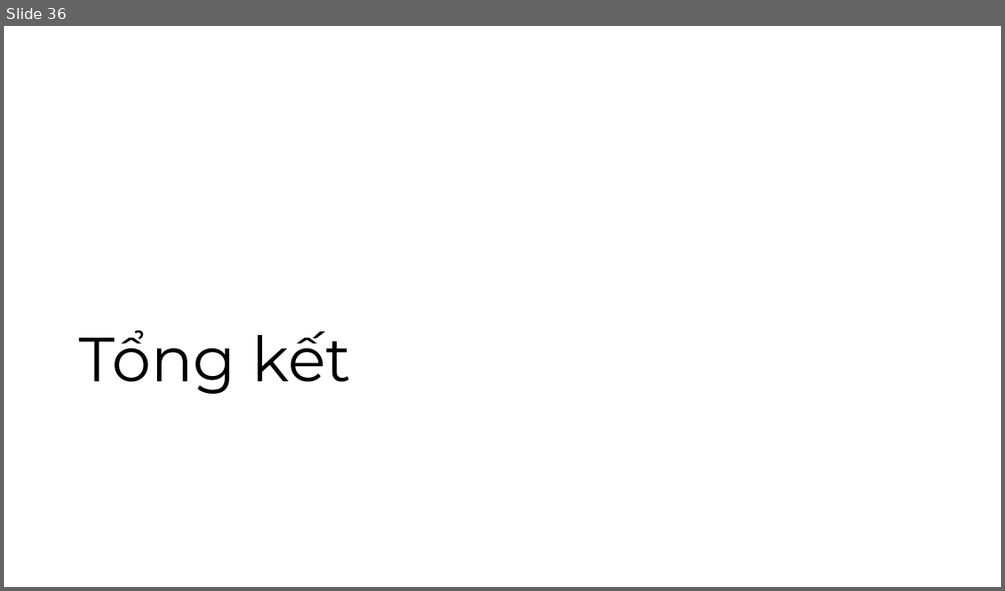
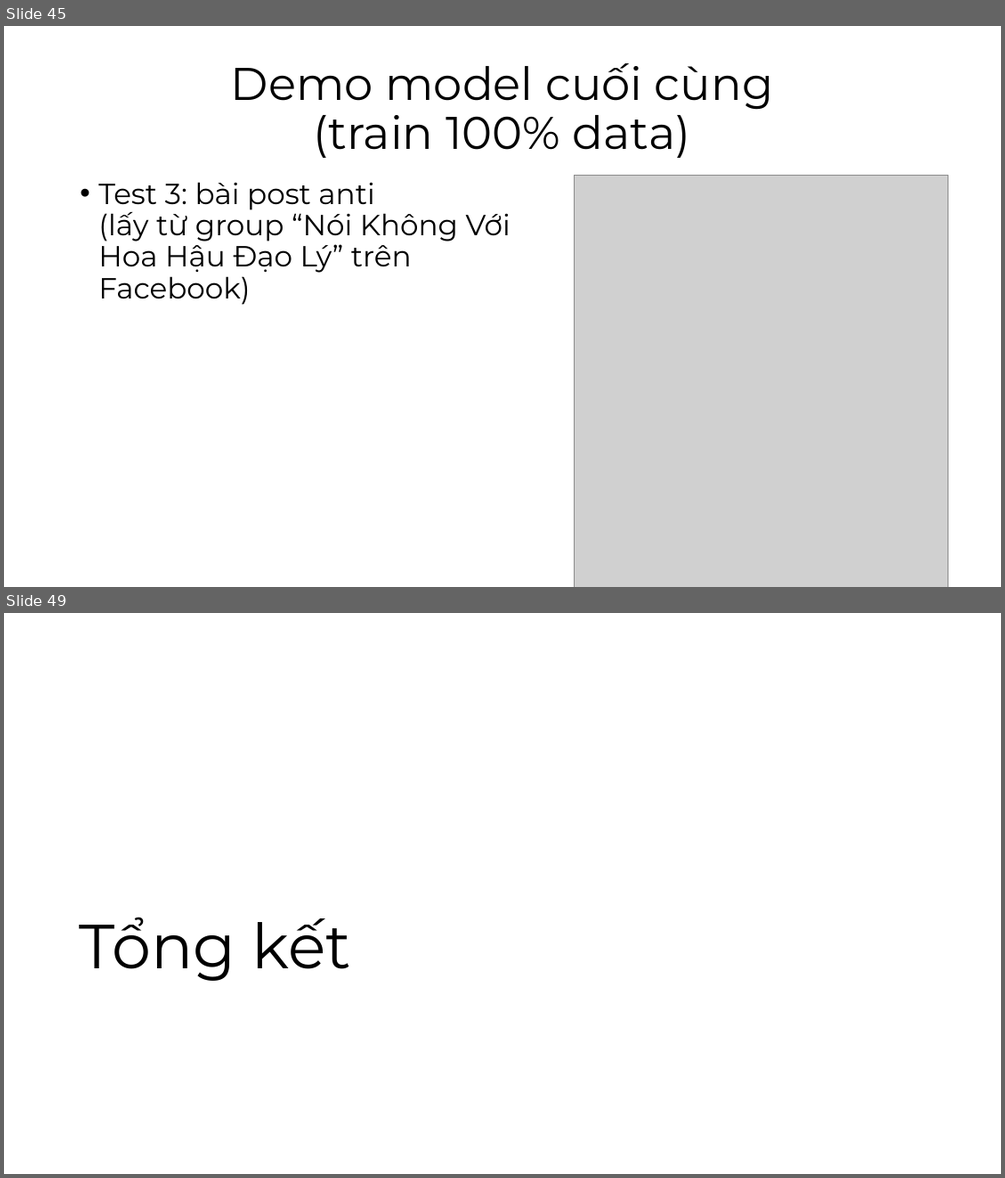
Before and after one commit to vlozg/DoAn_CuoiKy_DataScience, a slide deck: Slide.pptx. Shown one above the other, each under a label of ours: slide 36 before the commit, slides 45 and 49 after it; the slides between them are not shown. The pictures are 1005x591 and 1005x1178 pixels, drawn with LibreOffice and Linux fonts; fonts in the diff are those of the drawing; grey boxes stand for pictures. Boxes give left, top, right and bottom in pixels: in the first picture for what was removed or moved away, otherwise in the second. Text is boxed around its words. In the diff, an @@ line names an element or a change of style, - is before the commit and + after.

```diff
--- a/Slide.pptx
+++ b/Slide.pptx
@@ slide 45 added at (4,26,1001,587), background #FFFFFF @@
@@ title added at (231,63,773,158), 44 pt, text #000000 @@
+Demo model cuối cùng
+(train 100% data)
@@ text added at (98,182,510,305), 28 pt, text #000000 @@
+• Test 3: bài post anti
+  (lấy từ group “Nói Không Với Hoa Hậu Đạo Lý” trên Facebook)
@@ picture added at (574,176,947,587) @@
@@ what was slide 36 is now slide 49 @@
```
Also in this commit, not shown: 5 slides changed, 14 other slides added, 2 slides removed, 2 other files.
